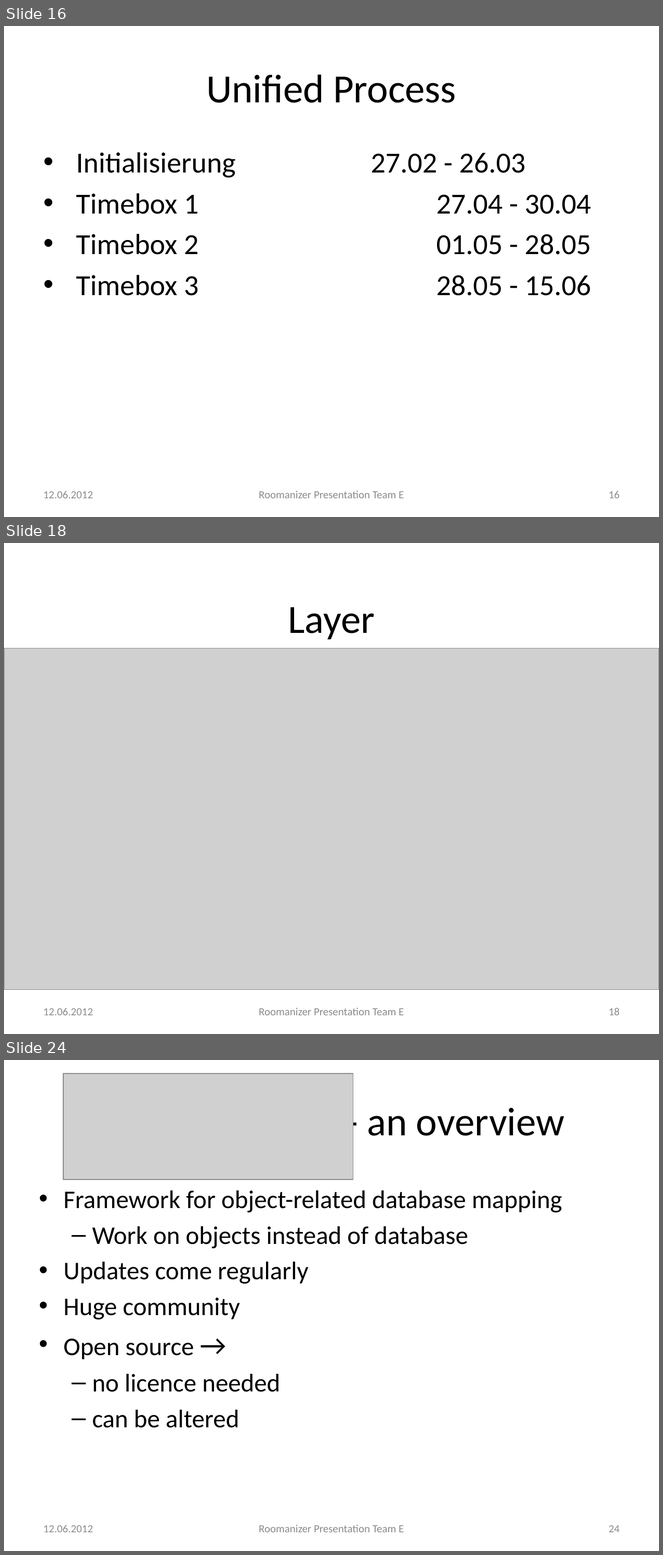
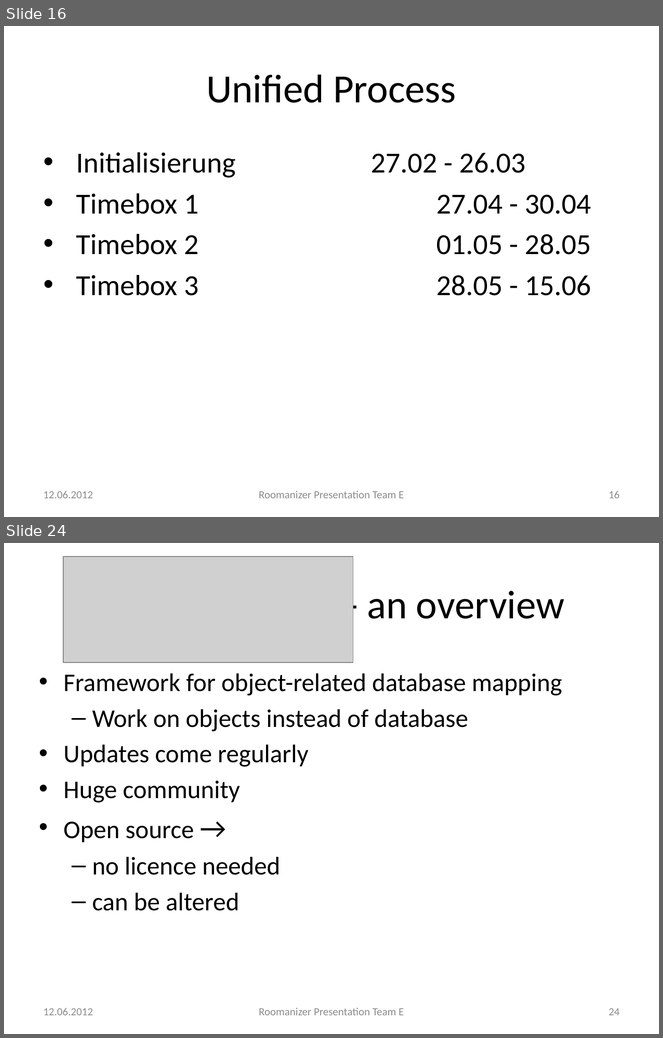
Before and after one commit to markusmo/HotelSoftware, a slide deck: Documentation/Praesentation/PresentationRoomanizer.pptx. Shown one above the other, each under a label of ours: slides 16, 18 and 24 before the commit, slides 16 and 24 after it; the slides between them are not shown. The pictures are 663x1555 and 663x1038 pixels, drawn with LibreOffice and Linux fonts; fonts in the diff are those of the drawing; grey boxes stand for pictures. Boxes give left, top, right and bottom in pixels: in the first picture for what was removed or moved away, otherwise in the second. Text is boxed around its words. In the diff, an @@ line names an element or a change of style, - is before the commit and + after.

```diff
--- a/Documentation/Praesentation/PresentationRoomanizer.pptx
+++ b/Documentation/Praesentation/PresentationRoomanizer.pptx
@@ slide 18 removed at (4,543,659,1034), background #FFFFFF @@
@@ title removed at (288,607,375,640) @@
-Layer
@@ picture removed at (4,649,659,990) @@
@@ text removed at (44,1008,93,1016) @@
-12.06.2012
@@ text removed at (259,1008,404,1016) @@
-Roomanizer Presentation Team E
@@ page number removed at (609,1008,620,1016) @@
-18
```
Also in this commit, not shown: 6 slides changed, 2 slides added, 1 other slide removed.
